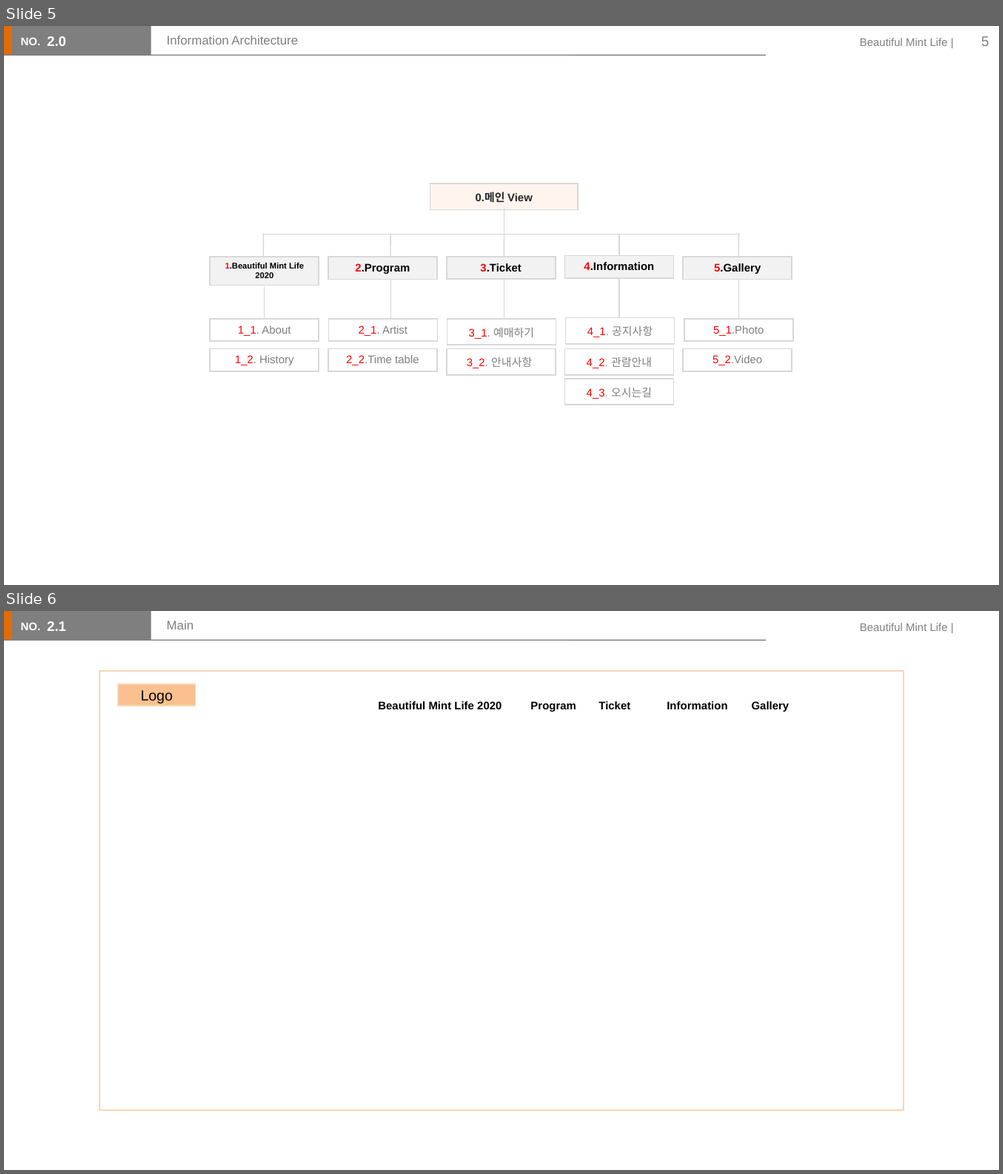
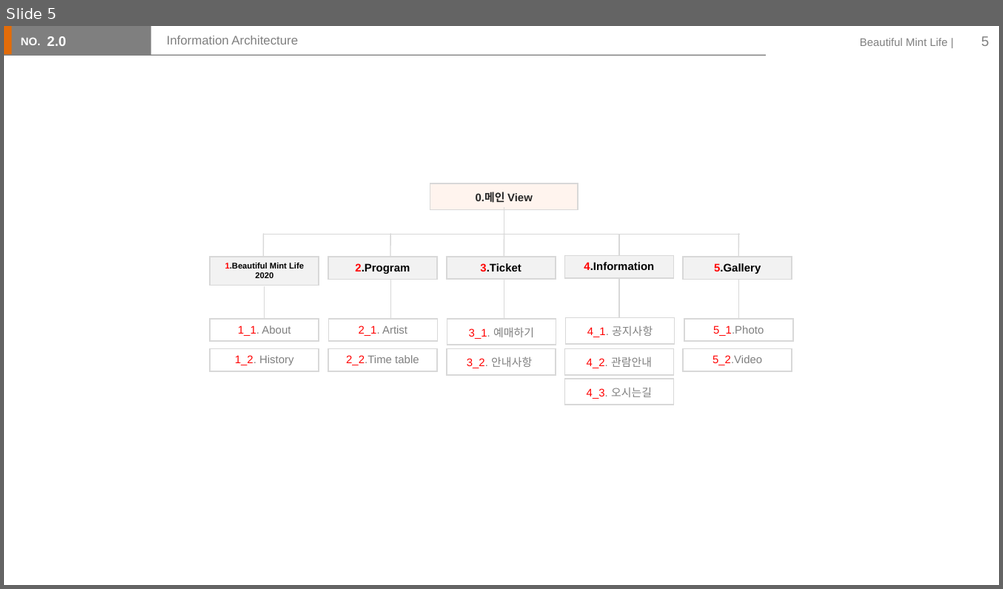
Before and after one commit to lsh58/homework, a slide deck: 스토리보드수행과제/스토리보드수행과제.pptx. Shown one above the other, each under a label of ours: slides 5 and 6 before the commit, slide 5 after it. The pictures are 1003x1174 and 1003x589 pixels, drawn with LibreOffice and Linux fonts; fonts in the diff are those of the drawing. Boxes give left, top, right and bottom in pixels: in the first picture for what was removed or moved away, otherwise in the second. Text is boxed around its words. In the diff, an @@ line names an element or a change of style, - is before the commit and + after.

```diff
--- a/스토리보드수행과제/스토리보드수행과제.pptx
+++ b/스토리보드수행과제/스토리보드수행과제.pptx
@@ slide 6 removed at bbox=[4, 611, 999, 1170], background #FFFFFF; not listed: 5 template elements that a slide beside it also shows @@
@@ text removed at bbox=[47, 621, 66, 631] @@
-2.1
@@ title removed at bbox=[167, 621, 193, 629] @@
-Main
@@ rectangle removed at bbox=[99, 671, 903, 1111] @@
@@ rectangle removed at bbox=[119, 684, 196, 706] @@
-Logo
@@ text removed at bbox=[378, 701, 501, 709] @@
-Beautiful Mint Life 2020
@@ text removed at bbox=[530, 701, 576, 712] @@
-Program
@@ text removed at bbox=[598, 701, 630, 709] @@
-Ticket
@@ text removed at bbox=[666, 701, 727, 709] @@
-Information
@@ text removed at bbox=[751, 701, 789, 712] @@
-Gallery
```
Also in this commit, not shown: 1 slide changed, 1 slide added, 7 other files.
